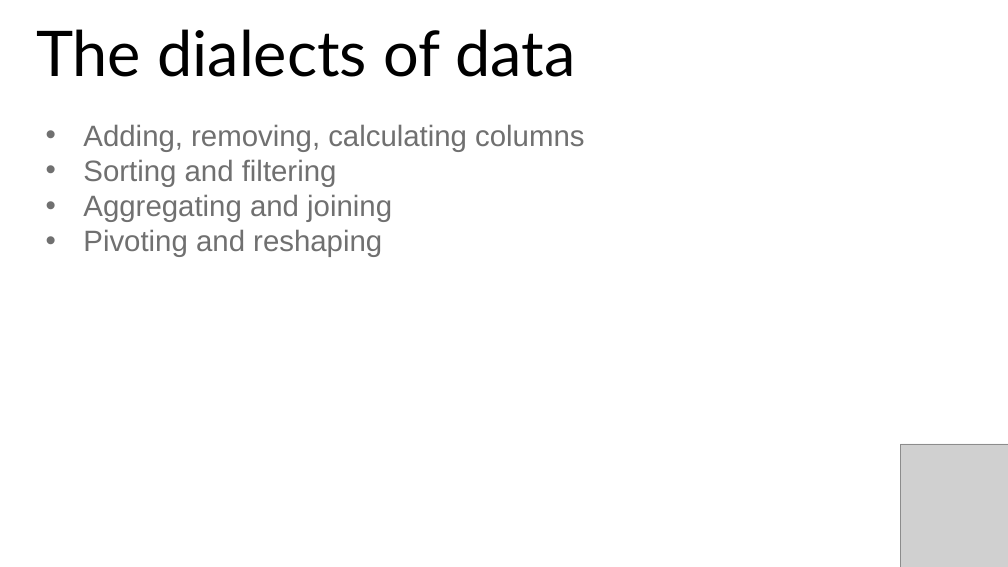
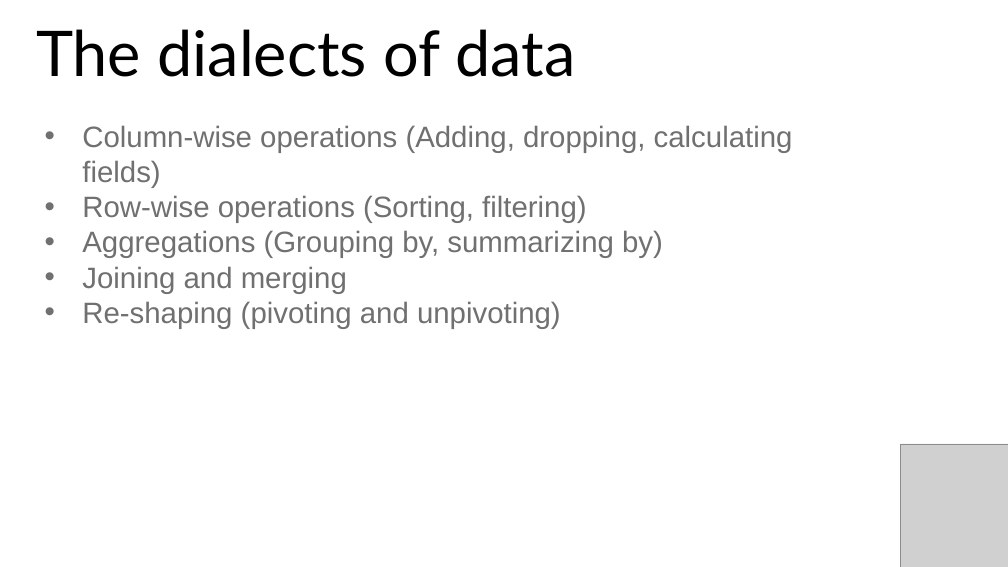
Before and after one commit to stringfestdata/london-excel, a slide deck: slide 9 of advancing-into-analytics-london-meetup.pptx (slide 11 before the commit). Drawn at 1008x567 pixels with LibreOffice and Linux fonts; fonts in the diff are those of the drawing; grey boxes stand for pictures. Boxes give left, top, right and bottom in pixels: in the first picture for what was removed or moved away, otherwise in the second. Text is boxed around its words. In the diff, an @@ line names an element or a change of style, - is before the commit and + after.

```diff
--- a/advancing-into-analytics-london-meetup.pptx
+++ b/advancing-into-analytics-london-meetup.pptx
@@ text at [82, 125, 793, 329]: text changed @@
-• Adding, removing, calculating columns
-• Sorting and filtering
-• Aggregating and joining
-• Pivoting and reshaping
+• Column-wise operations (Adding, dropping, calculating fields)
+• Row-wise operations (Sorting, filtering)
+• Aggregations (Grouping by, summarizing by)
+• Joining and merging
+• Re-shaping (pivoting and unpivoting)
```
Also in this commit, not shown: 10 other slides changed, 1 slide added, 4 slides removed, 43 other files.
